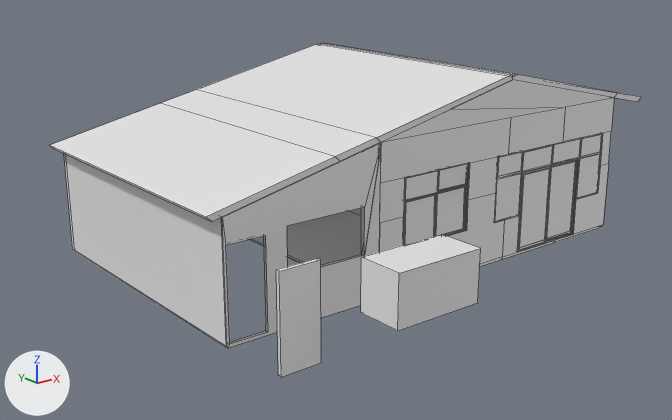
Renders of the Blender file cctvRoomD1_1.blend from each side of a commit.
Both versions are drawn from a camera (50 mm lens) standing at (-16.48, -17.72, 7.91) and looking at (-3.09, -0.97, 1.21). Lighting does not change. The marker at lower left points along +X, +Y and +Z. Mesh edges are drawn as thin lines.

The scene before the commit, as lines of its bpy script (objects in view):
```python
me_cube = bpy.data.meshes.new('Cube')
me_cube.from_pydata(...)  # 36 vertices, 30 faces; spans x -2.68..1.0, y -1.0..1.0, z -1.01..1.58
# faces by material slot: [26, 4]
me_cube_003 = bpy.data.meshes.new('Cube.003')
me_cube_003.from_pydata(...)  # 143 vertices, 109 faces; spans x -1.02..0.98, y -1.03..0.97, z -1.07..1.43
me_cube_004 = bpy.data.meshes.new('Cube.004')
me_cube_004.from_pydata(...)  # 38 vertices, 38 faces; spans x -2.06..1.3, y -1.0..1.0, z 0.49..1.57
# before: 34 (-2.02, 1.0, 0.49) at pixel (54, 149), 35 (-2.02, -1.0, 0.49) at pixel (212, 221), 36 (-2.06, -1.0, 0.55) at pixel (205, 217), 37 (-2.06, 1.0, 0.55) at pixel (49, 145)
me_cube_005 = bpy.data.meshes.new('Cube.005')
me_cube_005.from_pydata(...)  # a box spanning x -1.0..1.0, y -1.0..1.0, z -1.0..1.0
me_cube_006 = bpy.data.meshes.new('Cube.006')
me_cube_006.from_pydata(...)  # a box spanning x -1.0..1.0, y -1.0..1.0, z -1.0..1.0
me_cube_013 = bpy.data.meshes.new('Cube.013')
me_cube_013.from_pydata(...)  # 28 vertices, 25 faces; spans x -0.49..0.49, y 0.0..0.01, z -0.78..0.78
ob_cube_001 = bpy.data.objects.new('Cube.001', me_cube_003)
ob_cube_001.location = (0.07, 0.1, 1.87)
ob_cube_001.scale = (4.0, 3.6, 1.75)
ob_cube_007 = bpy.data.objects.new('Cube.007', me_cube_013)
ob_cube_007.location = (1.11, -3.6, 1.08)
ob_cube_007.scale = (1.1, 2.31, 1.28)
ob_cube_011 = bpy.data.objects.new('Cube.011', me_cube)
ob_cube_011.location = (-5.05, -0.01, 1.37)
ob_cube_011.scale = (1.05, 3.6, 1.35)
ob_cube_013 = bpy.data.objects.new('Cube.013', me_cube_005)
ob_cube_013.location = (-7.37, -5.28, 1.07)
ob_cube_013.scale = (0.45, 0.05, 1.02)
ob_cube_014 = bpy.data.objects.new('Cube.014', me_cube_006)
ob_cube_014.location = (-5.43, -6.36, 1.65)
ob_cube_014.scale = (1.0, 0.5, 0.535)
ob_roof = bpy.data.objects.new('Roof', me_cube_004)
ob_roof.location = (0.0, 0.0, 1.75)
ob_roof.scale = (4.0, 3.6, 1.75)
# also in view: 'windowL.001' at (-2.78, -3.56, 1.54); 'Cube.006' at (2.18, -3.55, 1.08); 'Cube' at (1.64, -3.55, 1.34); 'windowR.001' at (-1.8, -3.53, 1.54); 'Cube.009' at (-2.8, -3.55, 2.36)
```
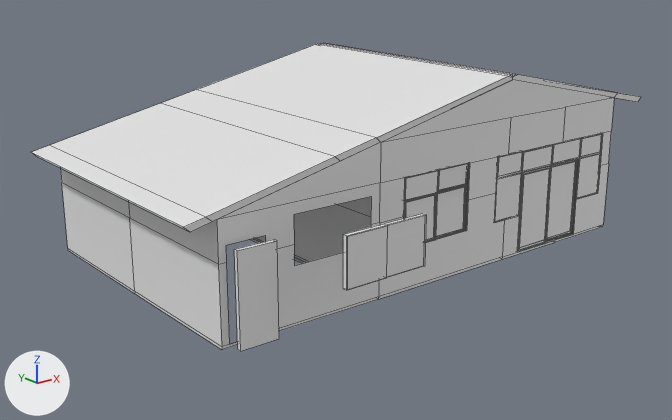
Pixel boxes (x1, y1, x2, y2) of what changed, in the pictures (672 x 420 px; the box of a moved part takes in the faces that stretch with it):
'Cube.001', reshaped
    before: (380, 80, 614, 266)
    after: (61, 80, 614, 349)
'Roof', reshaped
    before: (49, 43, 641, 222)
    after: (31, 43, 641, 232)
'Cube.011', hidden
    before: (64, 142, 381, 348)
'Cube.014', reshaped, moved, rescaled (31% narrower, 21% shorter)
    before: (361, 234, 481, 331)
    after: (343, 214, 426, 290)
'Cube.013', moved
    before: (276, 258, 321, 377)
    after: (234, 239, 279, 351)
part 1 of me_cube_003, moved or reshaped
    before: (382, 80, 613, 230)
    after: (61, 80, 613, 349)
part 2 of me_cube_004, built on
    before: (51, 146, 210, 221)
    after: (31, 146, 212, 232)
part 3 of me_cube_006, built on
    before: (362, 234, 481, 331)
    after: (344, 214, 426, 290)

Diff of the bpy script that builds the scene:
```diff
--- a/cctvRoomD1_1.blend.py
+++ b/cctvRoomD1_1.blend.py
@@ me_cube_003 @@
 # used by ob_cube_001; location = (0.07, 0.1, 1.87); scale = (4.0, 3.6, 1.75)
-me_cube_003.from_pydata(...)  # 143 vertices, 109 faces; spans x -1.02..0.98, y -1.03..0.97, z -1.07..1.43
+me_cube_003.from_pydata(...)  # 164 vertices, 115 faces; spans x -2.02..0.98, y -1.03..0.97, z -1.07..1.43
+# me_cube_003 part 1
+# 3 vertices are removed from x -1.02, y -0.03, z -1.04..0.43
+# 15 faces are deleted
+# 17 vertices are added at x -2.02..-1.08, y -1.03..-0.03, z -1.07..0.43
+# 7 new vertices lie (-1.0, 0.0, 0.0) away from vertices in x -1.02, y -1.03..0.97, z -1.07..0.43
+# 21 new faces join them
@@ me_cube_004 @@
 me_cube_004.from_pydata(...)  # 38 vertices, 38 faces; spans x -2.06..1.3, y -1.0..1.0, z 0.49..1.57
 # used by ob_roof; location = (0.0, 0.0, 1.75); scale = (4.0, 3.6, 1.75)
 # verts and faces of me_cube_004; kept vertices keep their numbers, new ones are numbered from 38
+# me_cube_004 part 2
+delete_faces([(34, 35, 36, 37)])
+for new, old in zip([*range(38, 42)], [*range(34, 38)]): verts[new] = verts[old] + (0.0, 0.0, 0.0)
+verts[42] = (-2.14, 1.0, 0.43)  # pixel (36, 156)
+verts[43] = (-2.14, -1.0, 0.43)  # pixel (190, 232)
+verts[44] = (-2.17, -1.0, 0.5)  # pixel (183, 227)
+verts[45] = (-2.17, 1.0, 0.5)  # pixel (30, 152)
+faces += [(42, 43, 44, 45), (34, 35, 39, 38), (35, 36, 40, 39), (36, 37, 41, 40), (34, 38, 41, 37), (38, 39, 43, 42)]
+faces += [(39, 40, 44, 43), (40, 41, 45, 44), (38, 42, 45, 41)]
@@ me_cube_006 @@
 # used by ob_cube_014; location = (-5.43, -6.36, 1.65); scale = (1.0, 0.5, 0.535)
-me_cube_006.from_pydata(...)  # 8 vertices, 6 faces; spans x -1.0..1.0, y -1.0..1.0, z -1.0..1.0
+me_cube_006.from_pydata(...)  # 18 vertices, 16 faces; spans x -1.0..1.0, y -1.0..1.0, z -1.0..1.0
+# me_cube_006 part 3
+# 4 faces are deleted
+# 10 vertices are added at x -0.98..0.98, y -1.0..1.0, z -1.0..1.0
+# 14 new faces join them
@@ ob_cube_011 @@
 ob_cube_011 = bpy.data.objects.new('Cube.011', me_cube)
-ob_cube_011.location = (-5.05, -0.01, 1.37)
+ob_cube_011.location = (-12.99, -0.01, 1.37)
 ob_cube_011.scale = (1.05, 3.6, 1.35)
+ob_cube_011.hide_set(True)
@@ ob_cube_013 @@
 ob_cube_013 = bpy.data.objects.new('Cube.013', me_cube_005)
-ob_cube_013.location = (-7.37, -5.28, 1.07)
+ob_cube_013.location = (-7.37, -3.94, 1.07)
 ob_cube_013.scale = (0.45, 0.05, 1.02)
@@ ob_cube_014 @@
 ob_cube_014 = bpy.data.objects.new('Cube.014', me_cube_006)
-ob_cube_014.location = (-5.43, -6.36, 1.65)
-ob_cube_014.scale = (1.0, 0.5, 0.535)
+ob_cube_014.location = (-5.25, -5.2, 1.84)
+ob_cube_014.scale = (1.0, 0.05, 0.535)
```
